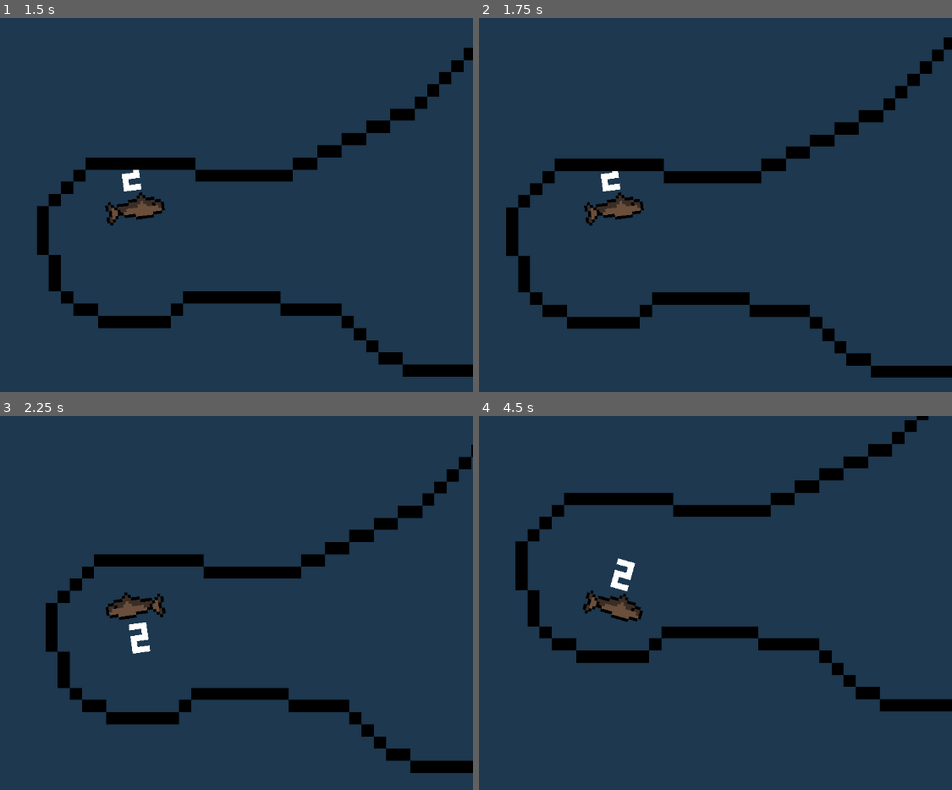
Above: before the commit, frames 1-4 (two rows, left to right).
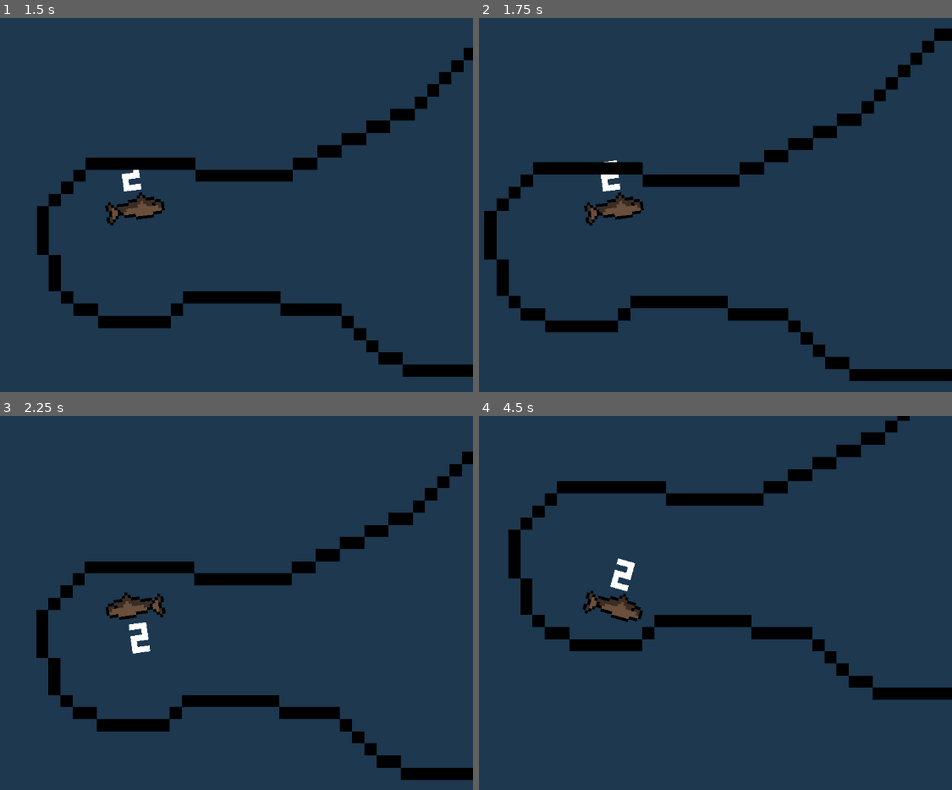
Above: after the commit, the same moments.

Repository: RomIsALemon/FishEatGame
Game: Godot game, scene res://main.tscn
Same seed, same stepped clock (60 frames per second), same inputs: the game is played once before the commit and once after it.
Inputs (mouse positions are in pixels of both pictures, inside the frame that each line leads up to):
- Up to frame 1 (1.5 s): click "Start" at 0.5 s; move the mouse to (283, 190) at 1.27 s; hold T (Puff Up) from 1.28 s (still down); tap Space (Dash) at 1.35 s
- Up to frame 2 (1.75 s): keep holding T (Puff Up); tap R (Toggle Movement) at 1.55 s
- Up to frame 3 (2.25 s): move the mouse to (outside the picture) at 2.02 s; release T (Puff Up) at 2.03 s; tap R (Toggle Movement) at 2.1 s
- Up to frame 4 (4.5 s): tap Space (Dash) at 2.3, 2.85, 3.8, 4.35 s; move the mouse to (682, 520) at 2.77 s; hold T (Puff Up) 2.78-4.28 s; tap R (Toggle Movement) at 3.05, 3.6 s; move the mouse to (578, 681) at 3.52 s; move the mouse to (814, 662) at 4.27 s

Frame 1 is identical in both runs. In frame 2, 8.7% of the frame differs, in the area x 1-100%, y 2-98%; in frame 3, 7.9%; in frame 4, 11%, in the area x 6-100%, y 0-79%.

Commit message:
Refine puff up mechanic and expose level var to editor

Diff:
--- a/enemy/enemy.gd
+++ b/enemy/enemy.gd
@@ -1,6 +1,6 @@
 extends CharacterBody2D
 
-var level = 2
+@export var level = 2
 var scale_speed = 5
 
 @onready var level_label = get_node("Label")
--- a/enemy/enemy_moving.gd
+++ b/enemy/enemy_moving.gd
@@ -1,6 +1,6 @@
 extends CharacterBody2D
 
-var level = 2
+@export var level = 2
 var scale_speed = 5
 var player_in_range = false
 var speed = 70.0
--- a/player/player.gd
+++ b/player/player.gd
@@ -3,14 +3,18 @@
 
 var basespeed = 100.0 # speed stat
 var speed = basespeed # current speed
-var mouse_position = null
+var mouse_position = null # mouse cursor position
 var level = 2 # true level
 var currentlevel = level # displayed level and temporary level
-var can_use_powerup = true
-var scaleSpeed = 5
-var toggleMove = true
-var speedModifier = 1
-var mousedeadzone = 10.0
+var can_use_powerup = true # Cooldown for abilities like dash and puff up
+var scaleSpeed = 5 # speed for scale lerp
+var toggleMove = true # used to stop character from moving
+var speedModifier = 1 # changed when dashing
+var mousedeadzone = 10.0 # when below this deadzone, player stops
+var hasShipWorms = false # used for breaking wooden doors/obstacles
+var puffUpHeld = false # used to see if the puffup input is held in order to cancel it
+var maxEnergy = 10
+var energy = maxEnergy
 
 @onready var level_label = get_node("Label")
 @onready var camera = get_node("Camera2D")
@@ -32,7 +36,6 @@
 	var direction = (mouse_position - position).normalized()
 	velocity = (direction * (speed * speedModifier))
 	self.look_at(mouse_position)
-	print(mousediff)
 	if(direction.x < 0):
 		$AnimatedSprite2D.flip_v = true
 	else:
@@ -40,9 +43,12 @@
 	if Input.is_action_just_pressed("Dash") and can_use_powerup and level >= 5:
 		dash()
 	if Input.is_action_just_pressed("Puff Up") and can_use_powerup and level >= 10:
+		puffUpHeld = true
 		puff_up()
-	if Input.is_action_just_pressed("Toggle Movement"):
-		toggleMove = not toggleMove
+	if Input.is_action_just_released("Puff Up"):
+		puffUpHeld = false
+	#if Input.is_action_just_pressed("Toggle Movement"):
+		#toggleMove = not toggleMove
 	if toggleMove == true:
 		move_and_slide()
 	for i in get_slide_collision_count():
@@ -64,10 +70,10 @@
 		get_tree().change_scene_to_file("res://gameover.tscn")
 
 
-func wait(seconds: float) -> void:
+func wait(seconds: float) -> void: # timers for cooldown and abilities
 	await get_tree().create_timer(seconds).timeout
 
-func dash():
+func dash(): # quick boost of speed for a split second
 	can_use_powerup = false
 	speedModifier = 3
 	await wait(0.3)
@@ -75,12 +81,20 @@
 	can_use_powerup = true
 	currentlevel = level
 
-func puff_up():
+func puff_up(): #Temporarily puffs up fish to bigger size so you won't get chased
+	#will change to make it spend energy instead of level later
 	can_use_powerup = false
 	level_label.add_theme_color_override("font_color", Color(0,1,0))
 	currentlevel = int(level * 1.5)
 	level -= int(level/8)
-	await wait(2)
-	currentlevel = level
+	#every 1.5 seconds, fish's level decreases until it's back to its true level
+	while(currentlevel > level):
+		await wait(0.1)
+		if(puffUpHeld):
+			await wait(1)
+			currentlevel -= 1
+		else:
+			currentlevel = level
+			break
 	level_label.add_theme_color_override("font_color", Color(1,1,1))
 	can_use_powerup = true
--- a/world.gd
+++ b/world.gd
@@ -5,20 +5,12 @@
 
 
 
-# Called when the node enters the scene tree for the first time.
-func _ready():
-	enemies.append(get_node("Enemy"))
-	enemies.append(get_node("Enemy2"))
-	enemies.append(get_node("Enemy4"))
-	enemies[0].level = 1
-	enemies[1].level = 1
-	enemies[2].level = 6
-	enemies.append(get_node("Enemy_Moving"))
-	enemies[3].level = 3
+#Called when the node enters the scene tree for the first time.
+#func _ready():
 
 
 # Called every frame. 'delta' is the elapsed time since the previous frame.
-func _process(delta):
-	$CanvasLayer/LabelCurLvl.text = "Displayed Level: " + str(player.currentlevel)
-	$CanvasLayer/LabelLvl.text = "True Level: " + str(player.level)
-	pass
+#func _process(delta):
+	#$CanvasLayer/LabelCurLvl.text = "Displayed Level: " + str(player.currentlevel)
+	#$CanvasLayer/LabelLvl.text = "True Level: " + str(player.level)
+	#pass
--- a/world.tscn
+++ b/world.tscn
@@ -29,15 +29,19 @@
 
 [node name="Enemy" parent="." instance=ExtResource("3_eqedp")]
 position = Vector2(1047, 46)
+level = 1
 
 [node name="Enemy2" parent="." instance=ExtResource("3_eqedp")]
 position = Vector2(998, 204)
+level = 1
 
 [node name="Enemy4" parent="." instance=ExtResource("3_eqedp")]
 position = Vector2(1182, 148)
+level = 6
 
 [node name="Enemy_Moving" parent="." instance=ExtResource("4_aqk2v")]
 position = Vector2(867, 199)
+level = 3
 
 [node name="CanvasLayer" type="CanvasLayer" parent="."]
 
